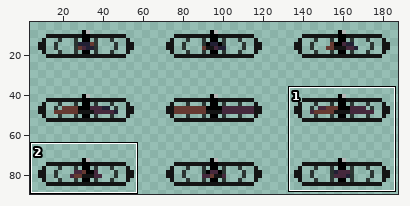
One commit to this sprite sheet: Game Jam/Asset/Art/Obstacles/fan-Sheet.png. Above, an overview of the earlier version with the close-up marked.
Close-up. Before:
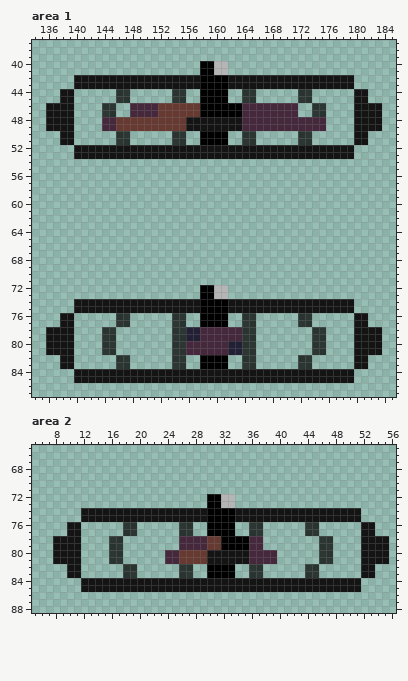
The file is 192x96 pixels. Shown: area 1: x 134..185, y 37..87; area 2: x 5..56, y 65..88. The wide view leaves out empty margins. The commit also changed other parts of the picture, which this record leaves out.
And afterwards:
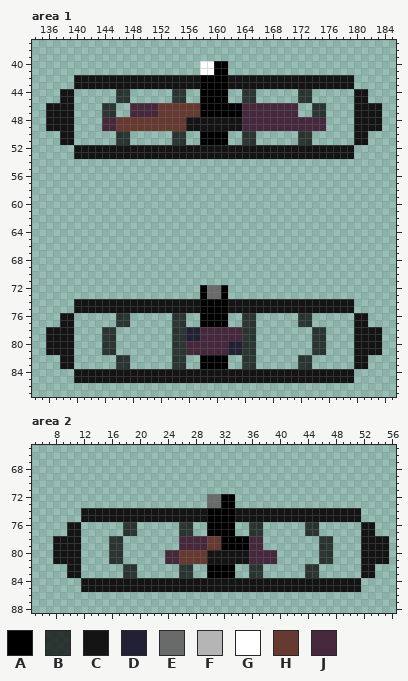
Palette (. is transparent): A #000000  B #090909c0  C #141414  D #222034  E #696a6a  F #b5b5b5  G #ffffff  H #663931  J #45283c
Difference:
--- area 1
@@ x 156..163 @@
 39 ........
-40 ..AAFF..
-41 ..AAFF..
+40 ..GGAA..
+41 ..GGAA..
 42 CCAAAACC
@@ x 157..163 @@
 71 .......
-72 .AAFF..
-73 .AAFF..
+72 .AEEA..
+73 .AEEA..
 74 CAAAACC
--- area 2
@@ x 28..35 @@
 71 ........
-72 ..AAFF..
-73 ..AAFF..
+72 ..EEAA..
+73 ..EEAA..
 74 CCAAAACC
Changed places in both close-ups, as pixel boxes (x1, y1, x2, y2):
changed: (200, 61, 228, 75)
changed: (207, 285, 228, 299)
changed: (207, 494, 235, 508)
